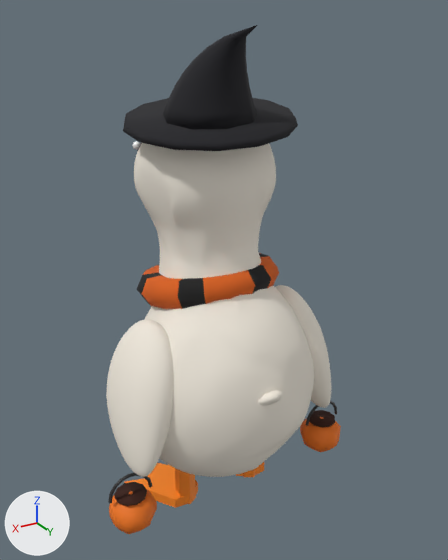
What one commit did to the glTF model jogo/personagens/pato/pato.glb.
The view is the same before and after, from a 50 mm camera at (1.36, 2.33, 2.38) aimed at (-0.04, -0.01, 1.21). Arrows for +X, +Y and +Z are at lower left; the lights stay in place. The picture after the commit comes second. Where no turn or scale is listed for an object, it has been applied to the vertices.

In view in the first picture: 'Abobora.D', 'Abobora.E', 'AboboraBoca.D', 'Asa.D', 'Asa.E', 'CachecolVolta', 'ChapeuAba', 'ChapeuCone', 'Corpo', 'Pe.D', 'PenaRabo', 'Perna.D' and 6 more.
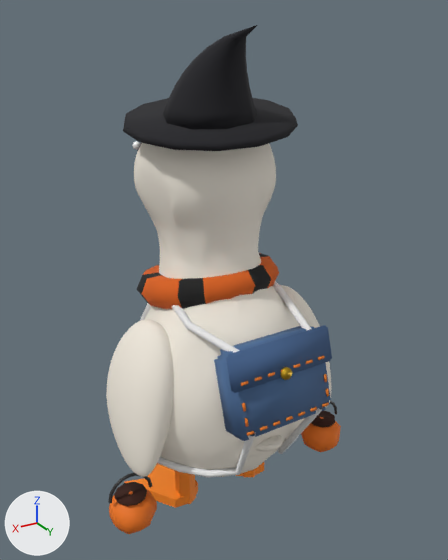
Boxes (x1, y1, x2, y2) around the edits, measured in the pictures (448 x 560 px):
```json
{"object": "Bolsa", "change": "added", "after": [214, 326, 331, 441], "on screen": "blue"}
{"object": "BolsaAba", "change": "added", "after": [226, 325, 332, 393], "on screen": "blue"}
{"object": "CordaBolsa.D", "change": "added", "after": [140, 303, 256, 478]}
{"object": "CordaBolsa.E", "change": "added", "after": [273, 281, 324, 454], "on screen": "mostly hidden"}
{"object": "PenaRabo", "change": "moved, turned", "before": [259, 390, 283, 406], "after": [255, 435, 283, 451]}
{"object": "BolsaBotao", "change": "added", "after": [280, 367, 292, 380]}
{"object": "Asa.E", "change": "unchanged, covered by the edit", "before": [275, 285, 331, 408], "after": [280, 285, 331, 407]}
```

The change, as JSON lines over the scene's bpy script:
```json
{"op": "add", "block": "mat_cadarco", "code": ["mat_cadarco = principled_material('Cadarco')", "mat_cadarco.base_color = (0.847, 0.847, 0.847)  # white #ededed", "mat_cadarco.roughness = 0.8"]}
{"op": "add", "block": "mat_latao", "code": ["mat_latao = principled_material('Latao')", "mat_latao.base_color = (0.584, 0.361, 0.0203)  # yellow #c9a227", "mat_latao.metallic = 0.8", "mat_latao.roughness = 0.35"]}
{"op": "add", "block": "mat_jeansescuro", "code": ["mat_jeansescuro = principled_material('JeansEscuro')", "mat_jeansescuro.base_color = (0.0545, 0.117, 0.254)  # blue #42608a", "mat_jeansescuro.roughness = 0.9"]}
{"op": "add", "block": "mat_jeans", "code": ["mat_jeans = principled_material('Jeans')", "mat_jeans.base_color = (0.0762, 0.156, 0.314)  # blue #4e6e98", "mat_jeans.roughness = 0.9"]}
{"op": "add", "block": "me_cordabolsa__1", "code": ["me_cordabolsa__1 = bpy.data.meshes.new('CordaBolsa.-1')", "me_cordabolsa__1.from_pydata(...)  # 184 vertices, 352 faces; spans x -0.447..-0.11, y -0.412..0.603, z 0.428..1.259", "me_cordabolsa__1.materials.append(mat_cadarco)  # white #ededed"]}
{"op": "add", "block": "me_cordabolsa_1", "code": ["me_cordabolsa_1 = bpy.data.meshes.new('CordaBolsa.1')", "me_cordabolsa_1.from_pydata(...)  # 184 vertices, 352 faces; spans x 0.117..0.46, y -0.412..0.603, z 0.428..1.234", "me_cordabolsa_1.materials.append(mat_cadarco)  # white #ededed"]}
{"op": "add", "block": "me_bolsabotao", "code": ["me_bolsabotao = bpy.data.meshes.new('BolsaBotao')", "me_bolsabotao.from_pydata(...)  # 24 vertices, 44 faces; spans x -0.026..0.026, y -0.0155..0.0155, z -0.0272..0.0272", "me_bolsabotao.materials.append(mat_latao)  # yellow #c9a227"]}
{"op": "add", "block": "me_bolsaaba", "code": ["me_bolsaaba = bpy.data.meshes.new('BolsaAba')", "me_bolsaaba.from_pydata(...)  # 48 vertices, 92 faces; spans x -0.256..0.256, y -0.033..0.033, z -0.077..0.077", "me_bolsaaba.materials.append(mat_jeansescuro)  # blue #42608a"]}
{"op": "add", "block": "me_bolsa", "code": ["me_bolsa = bpy.data.meshes.new('Bolsa')", "me_bolsa.from_pydata(...)  # 48 vertices, 92 faces; spans x -0.25..0.25, y -0.119..0.119, z -0.193..0.193", "me_bolsa.materials.append(mat_jeans)  # blue #4e6e98"]}
{"op": "set", "path": "ob_penarabo.location", "old": "(0.0, 0.36, 0.76)", "new": "(0.0, 0.36, 0.55)"}
{"op": "set", "path": "ob_penarabo.rotation_euler", "old": "(-0.96, 0.0, 0.0)", "new": "(-1.222, 0.0, 0.0)", "note": "degrees (-55, 0, 0) -> degrees (-70, 0, 0)"}
{"op": "add", "block": "ob_cordabolsa_e", "code": ["ob_cordabolsa_e = bpy.data.objects.new('CordaBolsa.E', me_cordabolsa__1)", "ob_cordabolsa_e.location = (0.0, 0.0, 0.0)"]}
{"op": "add", "block": "ob_cordabolsa_d", "code": ["ob_cordabolsa_d = bpy.data.objects.new('CordaBolsa.D', me_cordabolsa_1)", "ob_cordabolsa_d.location = (0.0, 0.0, 0.0)"]}
{"op": "add", "block": "ob_bolsabotao", "code": ["ob_bolsabotao = bpy.data.objects.new('BolsaBotao', me_bolsabotao)", "ob_bolsabotao.location = (0.0, 0.564, 1.007)"]}
{"op": "add", "block": "ob_bolsaaba", "code": ["ob_bolsaaba = bpy.data.objects.new('BolsaAba', me_bolsaaba)", "ob_bolsaaba.location = (0.0, 0.529, 1.064)"]}
{"op": "add", "block": "ob_bolsa", "code": ["ob_bolsa = bpy.data.objects.new('Bolsa', me_bolsa)", "ob_bolsa.location = (0.0, 0.487, 0.93)"]}
```
